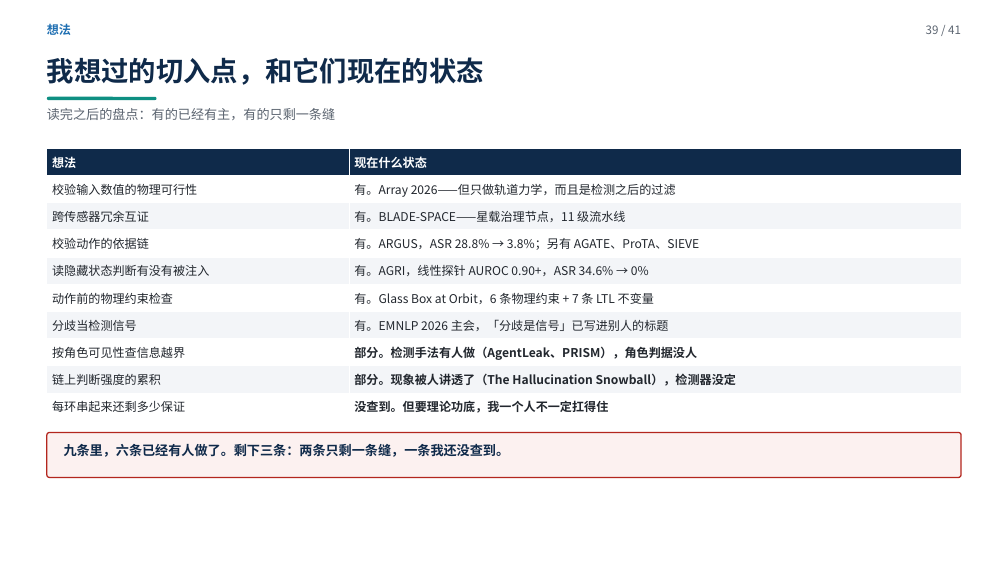
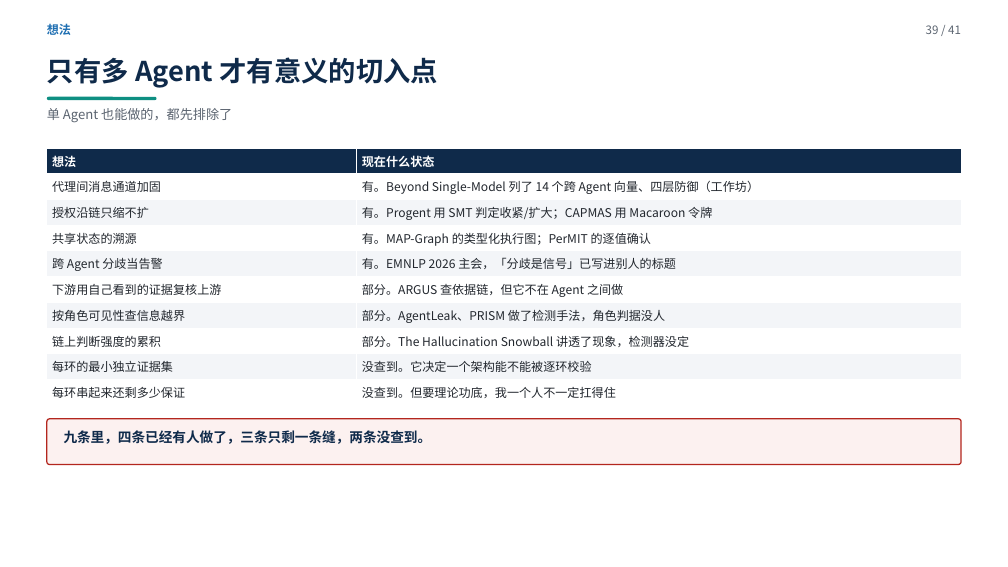
Before and after one commit to yiiiiiii1/multi-agent-remote-sensing, a slide deck: slide 39 of 阶段2-卫星多智能体防御/presentations/卫星多智能体安全调研汇报.pptx. Drawn at 1008x567 pixels with LibreOffice and Linux fonts; fonts in the diff are those of the drawing. Boxes give left, top, right and bottom in pixels: in the first picture for what was removed or moved away, otherwise in the second. Text is boxed around its words. In the diff, an @@ line names an element or a change of style, - is before the commit and + after.

Commit message:
P39/P40 改成纯 MAS：加了筛选标准「单 Agent 能做的排除」，九条全是跨 Agent 的（通道加固/授权收缩/共享溯源/分歧/下游复核上游/角色可见性/链上累积/最小独立证据集/串联保证）；难点从「数值波动」换成 MAS 特有的「错误归因」

```diff
--- a/阶段2-卫星多智能体防御/presentations/卫星多智能体安全调研汇报.pptx
+++ b/阶段2-卫星多智能体防御/presentations/卫星多智能体安全调研汇报.pptx
@@ text at box(47, 57, 438, 88): text changed @@
-我想过的切入点，和它们现在的状态
+只有多 Agent 才有意义的切入点
@@ text at box(47, 108, 232, 123): text changed @@
-读完之后的盘点：有的已经有主，有的只剩一条缝
+单 Agent 也能做的，都先排除了
@@ table at box(47, 148, 962, 405) @@
-row 2, column 1: 校验输入数值的物理可行性
+row 2, column 1: 代理间消息通道加固
-row 2, column 2: 有。Array 2026——但只做轨道力学，而且是检测之后的过滤
+row 2, column 2: 有。Beyond Single-Model 列了 14 个跨 Agent 向量、四层防御（工作坊）
-row 3, column 1: 跨传感器冗余互证
+row 3, column 1: 授权沿链只缩不扩
-row 3, column 2: 有。BLADE-SPACE——星载治理节点，11 级流水线
+row 3, column 2: 有。Progent 用 SMT 判定收紧/扩大；CAPMAS 用 Macaroon 令牌
-row 4, column 1: 校验动作的依据链
+row 4, column 1: 共享状态的溯源
-row 4, column 2: 有。ARGUS，ASR 28.8% → 3.8%；另有 AGATE、ProTA、SIEVE
+row 4, column 2: 有。MAP-Graph 的类型化执行图；PerMIT 的逐值确认
-row 5, column 1: 读隐藏状态判断有没有被注入
+row 5, column 1: 跨 Agent 分歧当告警
-row 5, column 2: 有。AGRI，线性探针 AUROC 0.90+，ASR 34.6% → 0%
+row 5, column 2: 有。EMNLP 2026 主会，「分歧是信号」已写进别人的标题
-row 6, column 1: 动作前的物理约束检查
+row 6, column 1: 下游用自己看到的证据复核上游
-row 6, column 2: 有。Glass Box at Orbit，6 条物理约束 + 7 条 LTL 不变量
+row 6, column 2: 部分。ARGUS 查依据链，但它不在 Agent 之间做
-row 7, column 1: 分歧当检测信号
+row 7, column 1: 按角色可见性查信息越界
-row 7, column 2: 有。EMNLP 2026 主会，「分歧是信号」已写进别人的标题
+row 7, column 2: 部分。AgentLeak、PRISM 做了检测手法，角色判据没人
-row 8, column 1: 按角色可见性查信息越界
+row 8, column 1: 链上判断强度的累积
-row 8, column 2: 部分。检测手法有人做（AgentLeak、PRISM），角色判据没人
+row 8, column 2: 部分。The Hallucination Snowball 讲透了现象，检测器没定
-row 9, column 1: 链上判断强度的累积
+row 9, column 1: 每环的最小独立证据集
-row 9, column 2: 部分。现象被人讲透了（The Hallucination Snowball），检测器没定
+row 9, column 2: 没查到。它决定一个架构能不能被逐环校验
@@ bold off in "没查到。但要理论功底，我一个人不一定扛得住" @@
@@ rounded rectangle: place and size @@
-rounded rectangle at box(47, 433, 961, 478)
+rounded rectangle at box(47, 419, 961, 464)
@@ text at box(64, 430, 432, 444): text changed; size 12.5 to 13 pt @@
-九条里，六条已经有人做了。剩下三条：两条只剩一条缝，一条我还没查到。
+九条里，四条已经有人做了，三条只剩一条缝，两条没查到。
```
Also in this commit, not shown: 1 other slide changed, 2 other files.
